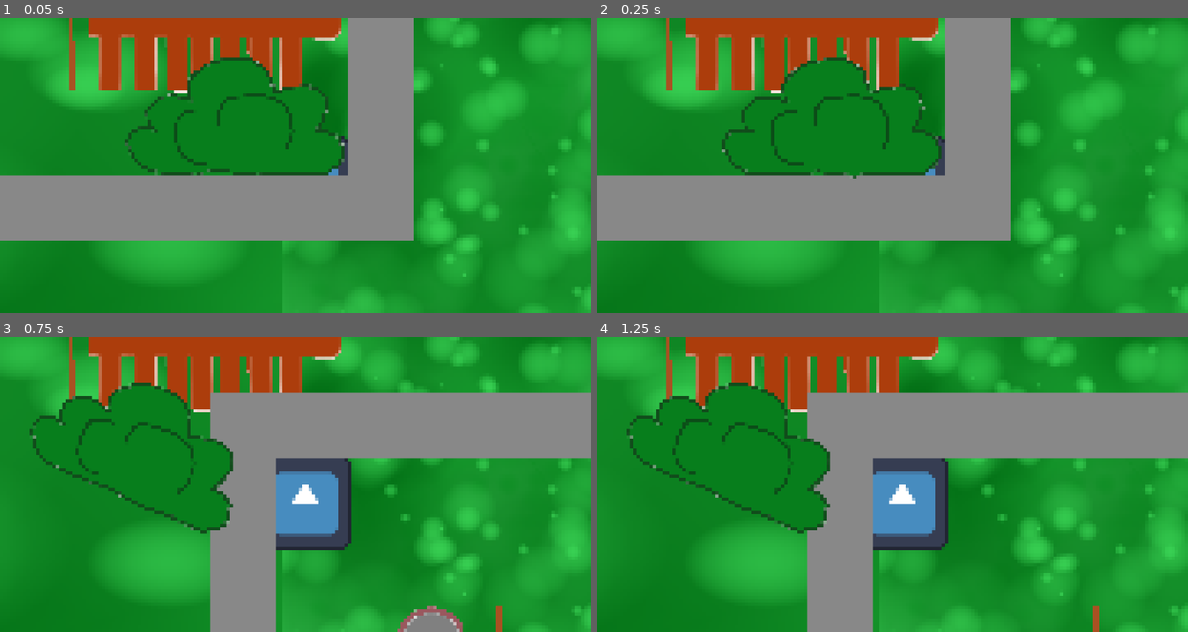
Above: before the commit, frames 1-4 (two rows, left to right).
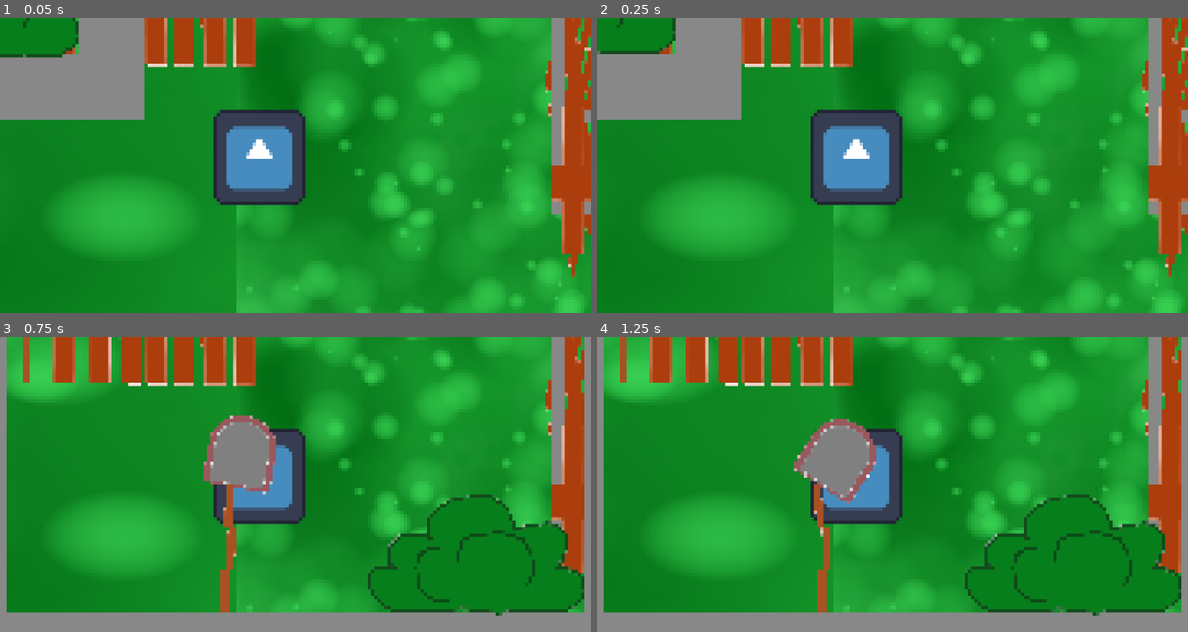
Above: after the commit, the same moments.

Repository: Chickenhatter/mailmen
Game: Godot game, scene res://scenes/te.tscn
The game is run twice, just before and just after one commit, with the same random seed, the same clock (stepped at 60 frames per second) and the same inputs. The project has no main scene, so this scene is started directly. The engine's default icon, where the game draws it, is replaced by a stand-in: a white triangle on a blue panel in a dark square.
Inputs (mouse positions are in pixels of both pictures, inside the frame that each line leads up to):
- Up to frame 1 (0.05 s): no input
- Up to frame 2 (0.25 s): no input
- Up to frame 3 (0.75 s): tap Enter at 0.5 s; move the mouse to (171, 440) at 0.52 s; hold Right from 0.53 s (still down); hold F (ui_f) from 0.53 s (still down); click (171, 440) at 0.67 s
- Up to frame 4 (1.25 s): keep holding Right; keep holding F (ui_f)

The runs differ from the first frame. In frame 1, 57% of the frame differs, in the area x 0-100%, y 0-100%; in frame 2, 57%; in frame 3, 56%; in frame 4, 56%.
Error before the commit: Invalid operands 'bool' and 'float' in operator '+'. (res://code/placing_together.gd:74)

Commit message:
9hrs, teleporting scene back and forward of moving to stopping

Diff:
--- a/code/brokethemailbox.gd
+++ b/code/brokethemailbox.gd
@@ -9,16 +9,21 @@
 
 # Called every frame. 'delta' is the elapsed time since the previous frame.
 func _process(delta: float) -> void:
+	print($"placing together/Node2D/bush".global_position) #IDK why, this code if removed stops the game from working
 	if inmailbox == true and Input.is_action_just_pressed('ui_f'):
 		if itshere == true:
-			turn(false)
+			turn(true)
+			await get_tree().create_timer(delta).timeout
 			character.moving = true
+
+			turn(true)
 			$"placing together".global_position = Vector2(-1000,-1000)
+			turn(true)
 			itshere = false
 		else:
 			character.moving = false
+			turn(true)
 			$"placing together".global_position = character.global_position
-			turn(true)
 			itshere = true
 
 
@@ -28,4 +33,15 @@
 	$"placing together/Node2D/stick1".freeze = a
 	$"placing together/Node2D/stick2".freeze = a
 	$"placing together/Node2D/stick3".freeze = a
-	$"placing together/Node2D/topmail".freeze = a
+	$"placing together/Node2D/bush".freeze = a
+	$"placing together/Node2D/topmail".sleeping = a
+	$"placing together/Node2D/stick1".sleeping = a
+	$"placing together/Node2D/stick2".sleeping = a
+	$"placing together/Node2D/stick3".sleeping = a
+	$"placing together/Node2D/bush".sleeping = a
+	$"placing together/Node2D/topmail".linear_velocity = Vector2(0,0)
+
+	$"placing together/Node2D/topmail".linear_velocity = Vector2(0,0)
+	$"placing together/Node2D/topmail".angular_velocity = 0
+	$"placing together/Node2D/topmail".freeze = true
+	$"placing together/Node2D/topmail".sleeping = true
--- a/code/placing_together.gd
+++ b/code/placing_together.gd
@@ -5,7 +5,7 @@
 var mousestickthree = false
 var collisioncontrol = 0
 var mailattop = false
-var lctimer = false
+var lctimer = 0
 var startfreeze = false
 # Called when the node enters the scene tree for the first time.
 func _ready() -> void:
@@ -75,9 +75,11 @@
 
 
 	if mailattop == true:
+		print('g')
 		if lctimer > 1:
-			pass
-
+			print('y')
+	if lctimer > 1:
+		print('q')
 
 func _on_topmail_mouse_entered() -> void:
 	mouseinmailtop = true
@@ -121,7 +123,6 @@
 
 
 func _on_bush_mouse_entered() -> void:
-	print('a')
 	collisioncontrol += 1
 
 
--- a/scenes/scene.tscn
+++ b/scenes/scene.tscn
@@ -5601,18 +5601,20 @@
 
 [node name="Node2D" type="Node2D" parent="Node2D/games/brokethemailbox/placing together" unique_id=230373016]
 z_index = 100
-position = Vector2(0, 2)
+position = Vector2(-68, -27)
 
 [node name="TileMapLayer" type="TileMapLayer" parent="Node2D/games/brokethemailbox/placing together/Node2D" unique_id=466840403]
 tile_map_data = PackedByteArray("AAD+////AQAAAAAAAAD+/wAAAQAAAAAAAAD+/wEAAQAAAAAAAAD+/wIAAQAAAAAAAAD+/wMAAQAAAAAAAAD+/w …(11920 unchanged characters)…
 tile_set = SubResource("TileSet_7xrwy")
 
 [node name="topmail" type="RigidBody2D" parent="Node2D/games/brokethemailbox/placing together/Node2D" unique_id=2109244588]
-position = Vector2(48, 43)
+position = Vector2(71, 38)
 collision_layer = 2
 collision_mask = 2
 input_pickable = true
 gravity_scale = 0.1
+sleeping = true
+can_sleep = false
 
 [node name="CollisionShape2D" type="CollisionShape2D" parent="Node2D/games/brokethemailbox/placing together/Node2D/topmail" unique_id=373692290]
 position = Vector2(-1, 1)
@@ -5632,6 +5634,7 @@
 
 [node name="stick1" type="RigidBody2D" parent="Node2D/games/brokethemailbox/placing together/Node2D" unique_id=660926572]
 position = Vector2(68, 51)
+rotation = 0.21224527
 collision_layer = 2
 collision_mask = 2
 input_pickable = true
@@ -5648,7 +5651,8 @@
 texture = ExtResource("8_7ftgl")
 
 [node name="stick2" type="RigidBody2D" parent="Node2D/games/brokethemailbox/placing together/Node2D" unique_id=874555539]
-position = Vector2(68, 65)
+position = Vector2(68.00001, 64.00001)
+rotation = -0.1348006
 collision_layer = 2
 collision_mask = 2
 input_pickable = true
@@ -5665,7 +5669,8 @@
 texture = ExtResource("8_7ftgl")
 
 [node name="stick3" type="RigidBody2D" parent="Node2D/games/brokethemailbox/placing together/Node2D" unique_id=882932031]
-position = Vector2(68, 79)
+position = Vector2(66.99999, 76.99999)
+rotation = 0.15498361
 collision_layer = 2
 collision_mask = 2
 input_pickable = true
@@ -5682,24 +5687,24 @@
 texture = ExtResource("8_7ftgl")
 
 [node name="bush" type="RigidBody2D" parent="Node2D/games/brokethemailbox/placing together/Node2D" unique_id=509023503]
-position = Vector2(154.00002, 70)
+position = Vector2(167, 75)
 rotation = -1.6877334
 collision_layer = 6
 collision_mask = 4
 input_pickable = true
 mass = 1000000000000.0
 
-[node name="Sprite2D" type="Sprite2D" parent="Node2D/games/brokethemailbox/placing together/Node2D/bush" unique_id=519912034]
-position = Vector2(15.421109, -11.277842)
-rotation = -4.660029
-scale = Vector2(0.05, 0.05)
-texture = ExtResource("17_c7gmr")
-
 [node name="CollisionShape2D" type="CollisionShape2D" parent="Node2D/games/brokethemailbox/placing together/Node2D/bush" unique_id=1627130432]
 position = Vector2(7.7061486, -31.314793)
 rotation = -1.4573499
 shape = SubResource("CapsuleShape2D_7xrwy")
 
+[node name="Sprite2D" type="Sprite2D" parent="Node2D/games/brokethemailbox/placing together/Node2D/bush/CollisionShape2D" unique_id=519912034]
+position = Vector2(-19.034792, 9.933616)
+rotation = 3.0805063
+scale = Vector2(0.05, 0.05)
+texture = ExtResource("17_c7gmr")
+
 [node name="CollisionShape2D2" type="CollisionShape2D" parent="Node2D/games/brokethemailbox/placing together/Node2D/bush" unique_id=1185067526]
 position = Vector2(-1.4088626, -39.433693)
 rotation = -1.4573499
@@ -5734,6 +5739,8 @@
 polygon = PackedVector2Array(0, 0, 0, 84, 176, 85, 176, -1, 1, 0, 1, -11, 184, -11, 184, 96, -12, 96, -12, -11, 0, -11)
 
 [node name="detectmailboxin" type="Area2D" parent="Node2D/games/brokethemailbox/placing together/Node2D" unique_id=635810617]
+collision_layer = 7
+collision_mask = 7
 
 [node name="CollisionShape2D" type="CollisionShape2D" parent="Node2D/games/brokethemailbox/placing together/Node2D/detectmailboxin" unique_id=1974873748]
 position = Vector2(84.5, 9.5)
@@ -5769,7 +5776,7 @@
 texture = ExtResource("2_4msxo")
 
 [node name="Camera2D" type="Camera2D" parent="Node2D/character/mailman" unique_id=198284071]
-position = Vector2(20, 15)
+position = Vector2(20, 9)
 position_smoothing_enabled = true
 
 [node name="Node2D" type="Node2D" parent="Node2D" unique_id=1221848106]
--- a/scenes/te.tscn
+++ b/scenes/te.tscn
@@ -5,10 +5,10 @@
 [node name="Node2D" type="Node2D" unique_id=432020381]
 
 [node name="SubViewportContainer" type="SubViewportContainer" parent="." unique_id=1122150404]
-offset_left = -25.0
-offset_top = -10.0
-offset_right = 295.0
-offset_bottom = 170.0
+offset_left = -22.0
+offset_top = -7.0
+offset_right = 298.0
+offset_bottom = 173.0
 stretch_shrink = 852
 
 [node name="SubViewport" type="SubViewport" parent="SubViewportContainer" unique_id=193263928]
@@ -20,6 +20,10 @@
 render_target_update_mode = 4
 
 [node name="Node2D" parent="SubViewportContainer/SubViewport" unique_id=666886907 instance=ExtResource("1_4mqv8")]
+position = Vector2(-18, -8)
 
 [node name="Camera2D" type="Camera2D" parent="SubViewportContainer" unique_id=1776235201]
-position = Vector2(146, 85)
+position = Vector2(160, 99)
+
+[node name="Camera2D2" type="Camera2D" parent="SubViewportContainer" unique_id=1660423777]
+position = Vector2(161, 10000)
